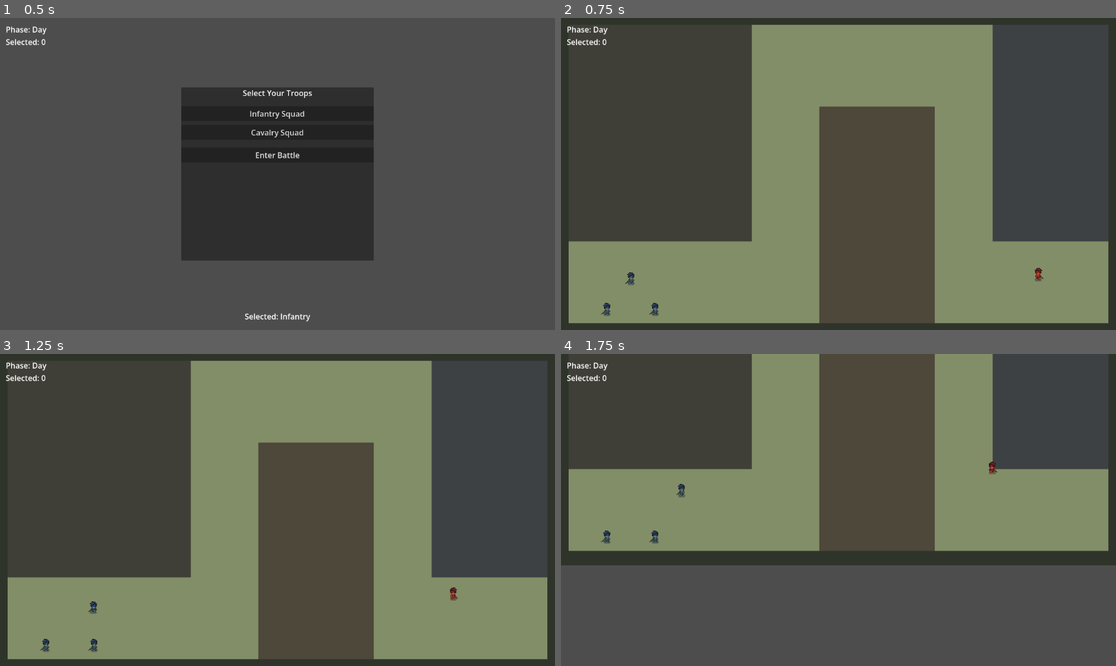
Above: before the commit, frames 1-4 (two rows, left to right).
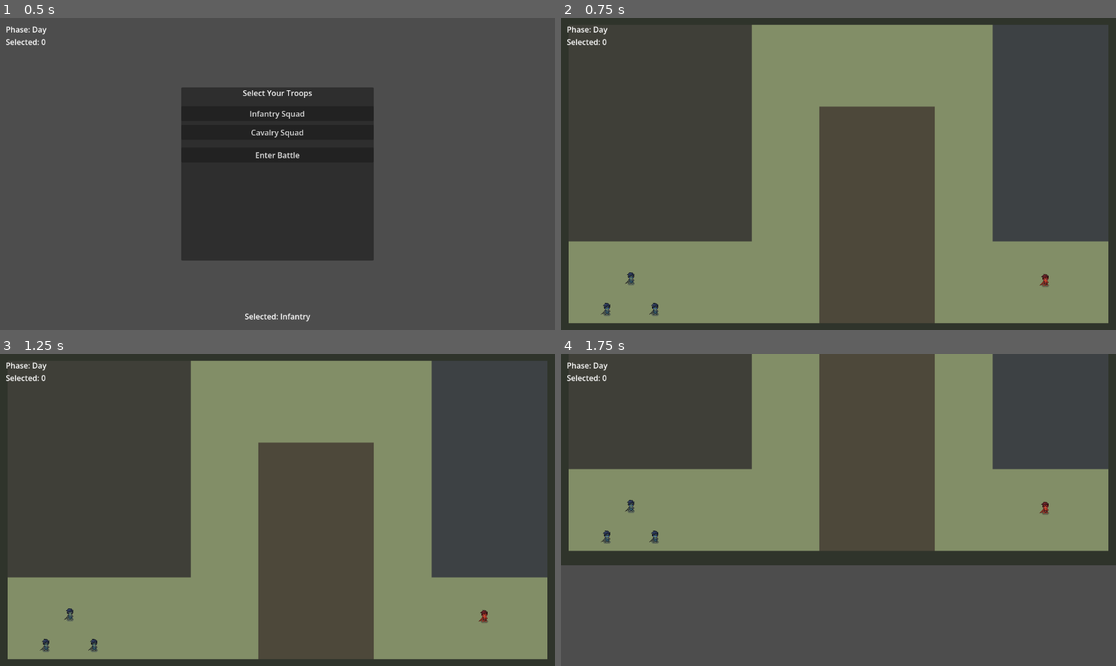
Above: after the commit, the same moments.

Repository: yangmeng6666/FactionalStruggle-
Game: Godot game, scene res://scenes/main.tscn
Same seed, same stepped clock (60 frames per second), same inputs: the game is played once before the commit and once after it.
Inputs (mouse positions are in pixels of both pictures, inside the frame that each line leads up to):
- Up to frame 1 (0.5 s): no input
- Up to frame 2 (0.75 s): click "Enter Battle" at 0.5 s
- Up to frame 3 (1.25 s): no input
- Up to frame 4 (1.75 s): move the mouse to (960, 494) at 1.27 s; hold S (camera_down) from 1.28 s (still down); click (960, 494) at 1.42 s

Frame 1 is identical in both runs. In frame 2, 0.1% of the frame differs, in the area x 85-88%, y 79-87%; in frame 3, 0.2%, in the area x 11-88%, y 74-87%; in frame 4, 0.2%.

Commit message:
feat: T6 combat range and feedback polish
Tune melee auto-engage to stay local and add attack/hurt presentation so combat reads clearly without breaking the playable loop.

Runtime evidence:
- Command: "E:/godot/4.6.1/Godot_v4.6.1-stable_win64.exe" --headless --path "E:/claude code/SURVIVOR/2/game/test" --script "E:/claude code/SURVIVOR/2/.claude/t6_runtime_check.gd"
- Result: success
- Observation: battle start stayed idle until local range entry, move response was observed, attack and hurt feedback were both observed, enemy HP dropped to 75, and the run ended with T6_CHECK result=PASS.

Co-Authored-By: Claude Opus 4.6 <noreply@anthropic.com>

Diff:
--- a/game/test/scenes/units/squad.tscn
+++ b/game/test/scenes/units/squad.tscn
@@ -1,8 +1,10 @@
 [gd_scene format=3 uid="uid://dvges2uowu75j"]
 
 [ext_resource type="Script" uid="uid://dnesirru2c880" path="res://scripts/units/squad.gd" id="1_y7r9v"]
+[ext_resource type="Texture2D" uid="uid://c5xt4ljc5dabd" path="res://assets/units/swordsman/Swordsman_lvl1_attack_with_shadow.png" id="2_bqrub"]
 [ext_resource type="Texture2D" uid="uid://gricatqxrott" path="res://assets/units/swordsman/Swordsman_lvl1_Idle_with_shadow.png" id="2_vqxf3"]
 [ext_resource type="Texture2D" uid="uid://cufwyvxnufs0x" path="res://assets/units/swordsman/Swordsman_lvl1_Walk_with_shadow.png" id="3_esly6"]
+[ext_resource type="Texture2D" uid="uid://t550rxxei4j5" path="res://assets/units/swordsman/Swordsman_lvl1_Hurt_with_shadow.png" id="3_sa8vl"]
 
 [sub_resource type="CircleShape2D" id="CircleShape2D_ctq1m"]
 radius = 8.0
@@ -13,6 +15,58 @@
 [sub_resource type="CircleShape2D" id="CircleShape2D_cjpso"]
 radius = 12.0
 
+[sub_resource type="AtlasTexture" id="AtlasTexture_g8pgr"]
+atlas = ExtResource("2_bqrub")
+region = Rect2(0, 64, 64, 64)
+
+[sub_resource type="AtlasTexture" id="AtlasTexture_cbk5p"]
+atlas = ExtResource("2_bqrub")
+region = Rect2(64, 64, 64, 64)
+
+[sub_resource type="AtlasTexture" id="AtlasTexture_0fpbq"]
+atlas = ExtResource("2_bqrub")
+region = Rect2(128, 64, 64, 64)
+
+[sub_resource type="AtlasTexture" id="AtlasTexture_33x4f"]
+atlas = ExtResource("2_bqrub")
+region = Rect2(192, 64, 64, 64)
+
+[sub_resource type="AtlasTexture" id="AtlasTexture_rwmnl"]
+atlas = ExtResource("2_bqrub")
+region = Rect2(256, 64, 64, 64)
+
+[sub_resource type="AtlasTexture" id="AtlasTexture_5yrlr"]
+atlas = ExtResource("2_bqrub")
+region = Rect2(320, 64, 64, 64)
+
+[sub_resource type="AtlasTexture" id="AtlasTexture_6db4q"]
+atlas = ExtResource("2_bqrub")
+region = Rect2(384, 64, 64, 64)
+
+[sub_resource type="AtlasTexture" id="AtlasTexture_ahaus"]
+atlas = ExtResource("2_bqrub")
+region = Rect2(448, 64, 64, 64)
+
+[sub_resource type="AtlasTexture" id="AtlasTexture_o03bu"]
+atlas = ExtResource("3_sa8vl")
+region = Rect2(0, 64, 64, 64)
+
+[sub_resource type="AtlasTexture" id="AtlasTexture_rnp28"]
+atlas = ExtResource("3_sa8vl")
+region = Rect2(64, 64, 64, 64)
+
+[sub_resource type="AtlasTexture" id="AtlasTexture_w2qqq"]
+atlas = ExtResource("3_sa8vl")
+region = Rect2(128, 64, 64, 64)
+
+[sub_resource type="AtlasTexture" id="AtlasTexture_x275c"]
+atlas = ExtResource("3_sa8vl")
+region = Rect2(192, 64, 64, 64)
+
+[sub_resource type="AtlasTexture" id="AtlasTexture_j54kx"]
+atlas = ExtResource("3_sa8vl")
+region = Rect2(256, 64, 64, 64)
+
 [sub_resource type="AtlasTexture" id="AtlasTexture_esly6"]
 atlas = ExtResource("2_vqxf3")
 region = Rect2(0, 0, 64, 64)
@@ -59,6 +113,55 @@
 
 [sub_resource type="SpriteFrames" id="SpriteFrames_0fpbq"]
 animations = [{
+"frames": [{
+"duration": 1.0,
+"texture": SubResource("AtlasTexture_g8pgr")
+}, {
+"duration": 1.0,
+"texture": SubResource("AtlasTexture_cbk5p")
+}, {
+"duration": 1.0,
+"texture": SubResource("AtlasTexture_0fpbq")
+}, {
+"duration": 1.0,
+"texture": SubResource("AtlasTexture_33x4f")
+}, {
+"duration": 1.0,
+"texture": SubResource("AtlasTexture_rwmnl")
+}, {
+"duration": 1.0,
+"texture": SubResource("AtlasTexture_5yrlr")
+}, {
+"duration": 1.0,
+"texture": SubResource("AtlasTexture_6db4q")
+}, {
+"duration": 1.0,
+"texture": SubResource("AtlasTexture_ahaus")
+}],
+"loop": false,
+"name": &"attack",
+"speed": 10.0
+}, {
+"frames": [{
+"duration": 1.0,
+"texture": SubResource("AtlasTexture_o03bu")
+}, {
+"duration": 1.0,
+"texture": SubResource("AtlasTexture_rnp28")
+}, {
+"duration": 1.0,
+"texture": SubResource("AtlasTexture_w2qqq")
+}, {
+"duration": 1.0,
+"texture": SubResource("AtlasTexture_x275c")
+}, {
+"duration": 1.0,
+"texture": SubResource("AtlasTexture_j54kx")
+}],
+"loop": false,
+"name": &"hurt",
+"speed": 10.0
+}, {
 "frames": [{
 "duration": 1.0,
 "texture": SubResource("AtlasTexture_esly6")
@@ -126,6 +229,6 @@
 [node name="AnimatedSprite2D" type="AnimatedSprite2D" parent="." unique_id=621465373]
 texture_filter = 1
 sprite_frames = SubResource("SpriteFrames_0fpbq")
-animation = &"walk"
-frame = 3
-frame_progress = 0.18048155
+animation = &"idle"
+frame = 0
+frame_progress = 0.0
--- a/game/test/scripts/battle/battle_root.gd
+++ b/game/test/scripts/battle/battle_root.gd
@@ -19,6 +19,7 @@
 const FORMATION_SEARCH_STEPS := 7
 const FORMATION_SEARCH_STEP_SCALE := 0.35
 const TARGET_REFRESH_INTERVAL := 0.25
+const DEFAULT_AUTO_ENGAGE_RANGE := 180.0
 
 var _target_refresh_timer: float = 0.0
 
@@ -199,6 +200,11 @@
 func _get_nearest_enemy(squad, enemies: Array, claimed_enemy_ids: Dictionary):
 	var nearest_enemy = null
 	var nearest_distance := INF
+	var max_acquire_distance := DEFAULT_AUTO_ENGAGE_RANGE
+	var auto_engage_range = squad.get("auto_engage_range")
+	if auto_engage_range is float or auto_engage_range is int:
+		max_acquire_distance = float(auto_engage_range)
+	var max_acquire_distance_squared := max_acquire_distance * max_acquire_distance
 	for enemy in enemies:
 		if not is_instance_valid(enemy):
 			continue
@@ -210,6 +216,8 @@
 		if claimed_enemy_ids.has(enemy_id):
 			continue
 		var distance: float = squad.global_position.distance_squared_to(enemy.global_position)
+		if distance > max_acquire_distance_squared:
+			continue
 		if distance < nearest_distance:
 			nearest_distance = distance
 			nearest_enemy = enemy
--- a/game/test/scripts/units/squad.gd
+++ b/game/test/scripts/units/squad.gd
@@ -4,14 +4,18 @@
 @export var move_speed: float = 120.0
 @export var max_hp: int = 100
 @export var selection_radius: float = 16.0
+@export var auto_engage_range: float = 180.0
 
 const ATTACK_INTERVAL := 0.75
 const ATTACK_DAMAGE := 25
+const ATTACK_DAMAGE_FRAME := 4
+const HURT_FLASH_DURATION := 0.12
 
 enum AnimationState {
 	IDLE,
 	WALK,
 	ATTACK,
+	HURT,
 	DEAD,
 }
 
@@ -21,8 +25,11 @@
 var _is_dead: bool = false
 var _attack_cooldown: float = 0.0
 var _combat_target = null
+var _pending_attack_target = null
+var _attack_damage_applied: bool = false
 var _melee_range: float = 0.0
 var _manual_move_override: bool = false
+var _hurt_tween: Tween
 
 @onready var navigation_agent: NavigationAgent2D = $NavigationAgent2D
 @onready var sprite: AnimatedSprite2D = $AnimatedSprite2D
@@ -37,6 +44,8 @@
 	navigation_agent.target_position = global_position
 	if not sprite.animation_finished.is_connected(_on_sprite_animation_finished):
 		sprite.animation_finished.connect(_on_sprite_animation_finished)
+	if not sprite.frame_changed.is_connected(_on_sprite_frame_changed):
+		sprite.frame_changed.connect(_on_sprite_frame_changed)
 	_update_visuals()
 	_update_animation()
 	queue_redraw()
@@ -68,9 +77,7 @@
 		if global_position.distance_to(target_position) <= _melee_range:
 			stop_moving()
 			if _attack_cooldown <= 0.0:
-				play_attack_animation()
-				_attack_cooldown = ATTACK_INTERVAL
-				_combat_target.take_damage(ATTACK_DAMAGE)
+				_begin_attack(_combat_target)
 			return
 		navigation_agent.target_position = target_position
 
@@ -122,14 +129,26 @@
 		return
 	_set_animation_state(AnimationState.ATTACK)
 
+func _begin_attack(target) -> void:
+	if _is_dead:
+		return
+	_pending_attack_target = target
+	_attack_damage_applied = false
+	_attack_cooldown = ATTACK_INTERVAL
+	if _has_animation(&"attack"):
+		play_attack_animation()
+		return
+	_apply_pending_attack_damage()
+
 func take_damage(amount: int) -> void:
 	if _is_dead or amount <= 0:
 		return
 	current_hp = maxi(0, current_hp - amount)
-	if current_hp > 0:
-		return
-	set_dead(true)
-	queue_free()
+	if current_hp <= 0:
+		set_dead(true)
+		queue_free()
+		return
+	_play_hurt_feedback()
 
 func set_combat_target(target) -> void:
 	if _is_dead:
@@ -156,6 +175,12 @@
 		return
 	_is_dead = value
 	if _is_dead:
+		_pending_attack_target = null
+		_attack_damage_applied = true
+		if _hurt_tween != null:
+			_hurt_tween.kill()
+			_hurt_tween = null
+		modulate = _get_team_color().lerp(Color.WHITE, 0.25 if is_selected else 0.0)
 		_combat_target = null
 		_manual_move_override = false
 		stop_moving()
@@ -173,7 +198,7 @@
 
 	if _is_dead:
 		_set_animation_state(AnimationState.DEAD)
-	elif _animation_state == AnimationState.ATTACK:
+	elif _animation_state == AnimationState.ATTACK or _animation_state == AnimationState.HURT:
 		pass
 	elif velocity.length_squared() > 1.0:
 		_set_animation_state(AnimationState.WALK)
@@ -203,6 +228,8 @@
 			else:
 				_animation_state = AnimationState.IDLE
 				_play_animation(&"idle")
+		AnimationState.HURT:
+			_play_animation(&"hurt", &"idle")
 		AnimationState.DEAD:
 			if _has_animation(&"dead"):
 				sprite.play(&"dead")
@@ -221,6 +248,38 @@
 func _has_animation(name: StringName) -> bool:
 	return sprite.sprite_frames != null and sprite.sprite_frames.has_animation(name)
 
+func _apply_pending_attack_damage() -> void:
+	if _attack_damage_applied:
+		return
+	_attack_damage_applied = true
+	if not is_instance_valid(_pending_attack_target):
+		_pending_attack_target = null
+		return
+	if _pending_attack_target.has_method("is_dead") and _pending_attack_target.is_dead():
+		_pending_attack_target = null
+		return
+	if _pending_attack_target.get("team") == team:
+		_pending_attack_target = null
+		return
+	_pending_attack_target.take_damage(ATTACK_DAMAGE)
+	_pending_attack_target = null
+
+func _play_hurt_feedback() -> void:
+	var base_modulate := _get_team_color().lerp(Color.WHITE, 0.25 if is_selected else 0.0)
+	if _hurt_tween != null:
+		_hurt_tween.kill()
+	modulate = Color.WHITE
+	_hurt_tween = create_tween()
+	_hurt_tween.tween_property(self, "modulate", base_modulate, HURT_FLASH_DURATION)
+	_hurt_tween.finished.connect(func() -> void:
+		_hurt_tween = null
+	)
+	if _animation_state == AnimationState.ATTACK:
+		return
+	if _has_animation(&"hurt"):
+		_animation_state = AnimationState.HURT
+		sprite.play(&"hurt")
+
 func _has_valid_combat_target() -> bool:
 	if not is_instance_valid(_combat_target):
 		_combat_target = null
@@ -241,9 +300,16 @@
 		return (attack_range_shape.shape as CircleShape2D).radius
 	return selection_radius
 
+func _on_sprite_frame_changed() -> void:
+	if _animation_state == AnimationState.ATTACK and sprite.animation == &"attack" and sprite.frame >= ATTACK_DAMAGE_FRAME:
+		_apply_pending_attack_damage()
+
 func _on_sprite_animation_finished() -> void:
 	if _animation_state == AnimationState.ATTACK and not _is_dead:
+		_apply_pending_attack_damage()
 		_set_animation_state(AnimationState.IDLE)
+	elif _animation_state == AnimationState.HURT and not _is_dead:
+		_update_animation()
 	elif _animation_state == AnimationState.DEAD:
 		sprite.stop()
 
Binary file added: game/test/assets/units/swordsman/Swordsman_lvl1_Hurt_with_shadow.png
Not shown, added: game/test/assets/units/swordsman/Swordsman_lvl1_Hurt_with_shadow.png.import
